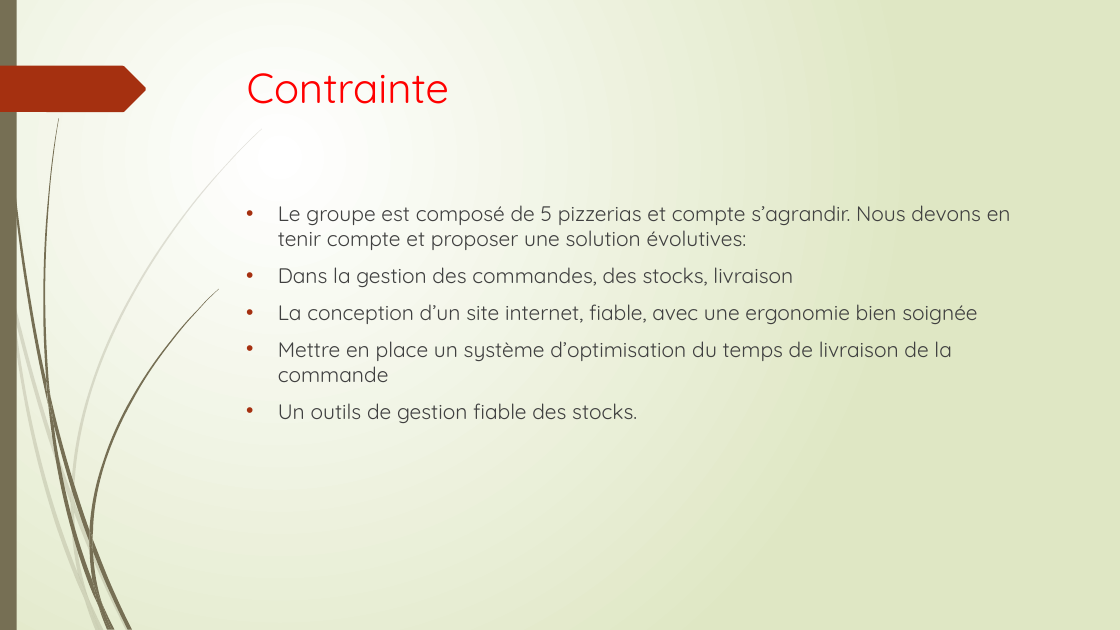
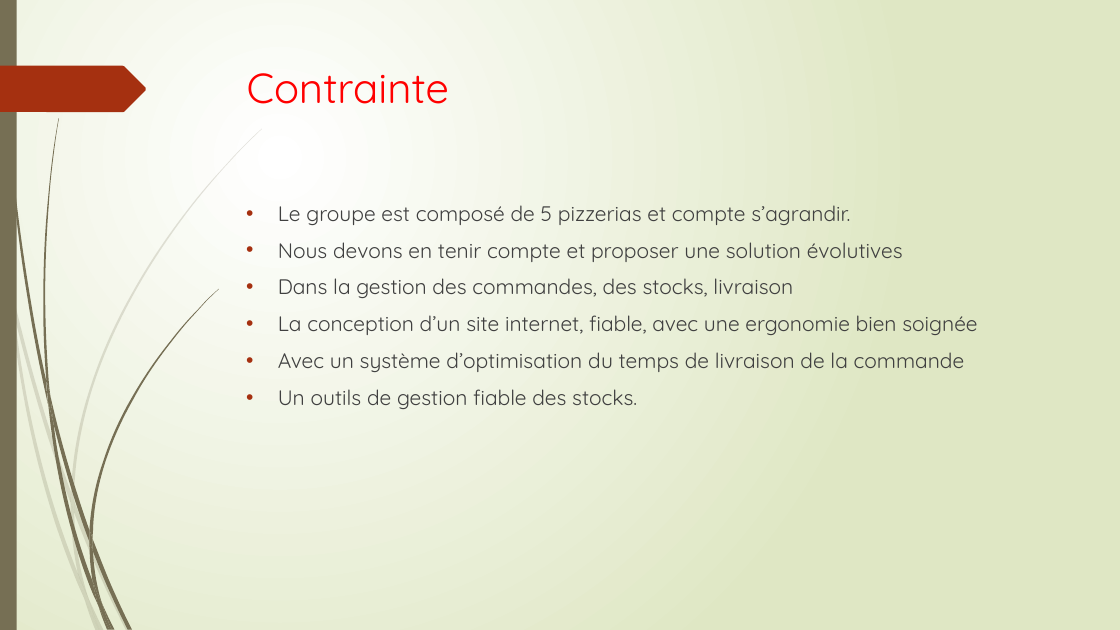
Before and after one commit to enyo10/Project4, a slide deck: slide 4 of OC Pizzeria.pptx. Drawn at 1120x630 pixels with LibreOffice and Linux fonts; fonts in the diff are those of the drawing. Boxes give left, top, right and bottom in pixels: in the first picture for what was removed or moved away, otherwise in the second. Text is boxed around its words. In the diff, an @@ line names an element or a change of style, - is before the commit and + after.

```diff
--- a/OC Pizzeria.pptx
+++ b/OC Pizzeria.pptx
@@ text at (278, 205, 903, 262): text changed @@
-• Le groupe est composé de 5 pizzerias et compte s’agrandir. Nous devons en tenir compte et proposer une solution évolutives:
+• Le groupe est composé de 5 pizzerias et compte s’agrandir.
+• Nous devons en tenir compte et proposer une solution évolutives
@@ text at (278, 352, 965, 372): text changed @@
-• Mettre en place un système d’optimisation du temps de livraison de la commande
+• Avec un système d’optimisation du temps de livraison de la commande
```
Also in this commit, not shown: 4 other slides changed, 3 other files.
